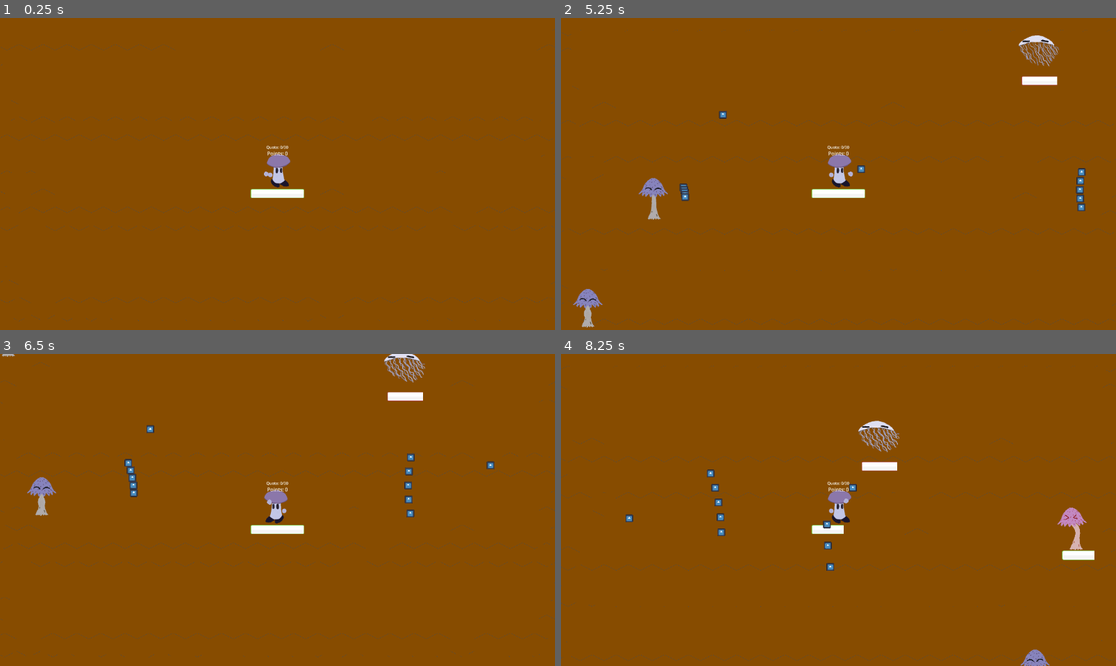
Above: before the commit, frames 1-4 (two rows, left to right).
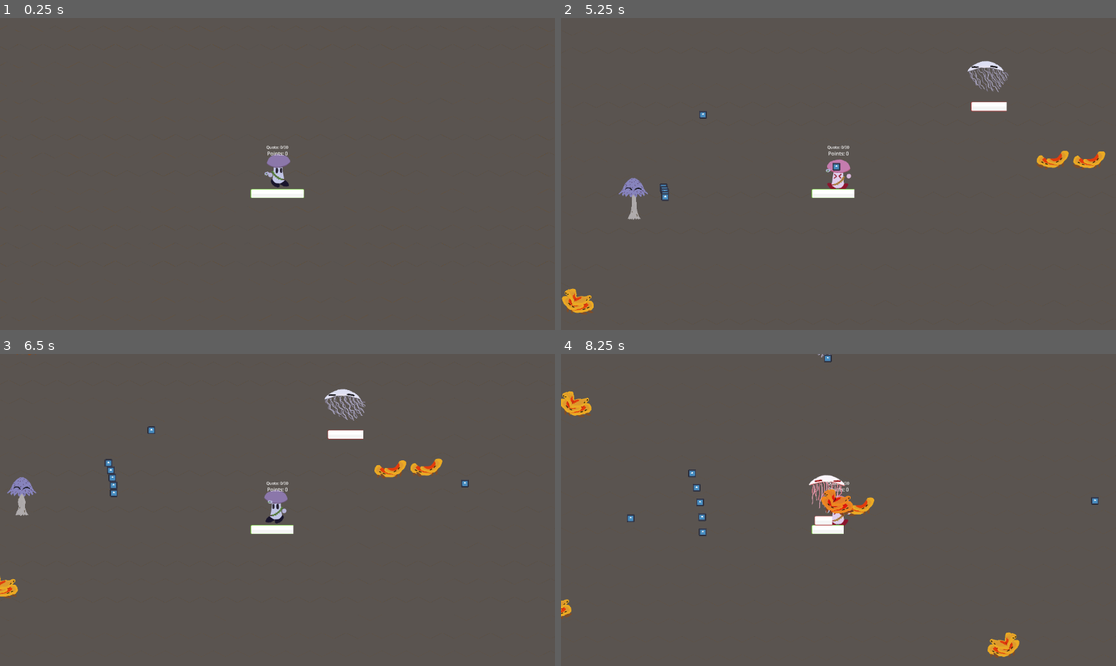
Above: after the commit, the same moments.

Repository: VideoJams/PixelGameJam2025
Game: Godot game, scene res://scenes/world.tscn
The game is run twice, just before and just after one commit, with the same random seed, the same clock (stepped at 60 frames per second) and the same inputs. The engine's default icon, where the game draws it, is replaced by a stand-in: a white triangle on a blue panel in a dark square.
Inputs (mouse positions are in pixels of both pictures, inside the frame that each line leads up to):
- Up to frame 1 (0.25 s): no input
- Up to frame 2 (5.25 s): move the mouse to (960, 158) at 0.52 s; hold D (right) 0.53-1.28 s; click (960, 158) at 0.67 s; move the mouse to (727, 189) at 1.27 s; hold S (down) 1.28-2.03 s; click (727, 189) at 1.42 s; move the mouse to (894, 105) at 2.02 s; hold D (right) 2.03-2.78 s; click (894, 105) at 2.17 s; move the mouse to (810, 236) at 2.77 s; hold W (up) 2.78-3.53 s; click (810, 236) at 2.92 s; move the mouse to (1005, 220) at 3.52 s; hold A (left) 3.53-5.03 s; click (1005, 220) at 3.67 s; move the mouse to (672, 127) at 4.27 s; click (672, 127) at 4.42 s; move the mouse to (866, 174) at 5.02 s; hold S (down) from 5.03 s (still down); click (866, 174) at 5.17 s
- Up to frame 3 (6.5 s): move the mouse to (194, 432) at 5.77 s; release S (down) at 5.78 s; hold D (right) from 5.78 s (still down); click (194, 432) at 5.92 s
- Up to frame 4 (8.25 s): move the mouse to (960, 494) at 6.52 s; release D (right) at 6.53 s; hold W (up) 6.53-7.28 s; click (960, 494) at 6.67 s; move the mouse to (727, 525) at 7.27 s; hold D (right) 7.28-8.03 s; click (727, 525) at 7.42 s; move the mouse to (894, 441) at 8.02 s; hold S (down) from 8.03 s (still down); click (894, 441) at 8.17 s

The runs differ from the first frame. In frame 1, 99% of the frame differs, in the area x 0-100%, y 0-100%; in frame 2, 100%; in frame 3, 99%; in frame 4, 100%.

Commit message:
enemies work, tilemap revised

Diff:
--- a/Scenes/floater.tscn
+++ b/Scenes/floater.tscn
@@ -82,7 +82,7 @@
 [node name="Floater" instance=ExtResource("1_7658v")]
 script = ExtResource("2_qt4hv")
 hit_points = 30.0
-move_speed = 100.0
+move_speed = 150.0
 attack_damage = 20.0
 growth_on_death = 2
 attack_range = 800.0
--- a/Scenes/mushie.tscn
+++ b/Scenes/mushie.tscn
@@ -1,13 +1,16 @@
-[gd_scene load_steps=11 format=3 uid="uid://dtkqthu3qvgif"]
+[gd_scene load_steps=15 format=3 uid="uid://dtkqthu3qvgif"]
 
 [ext_resource type="Texture2D" uid="uid://b8a18gm02ukma" path="res://Assets/Mushie/IdleRight1.png" id="1_26utk"]
 [ext_resource type="Script" uid="uid://djenrccur4yw" path="res://Scripts/mushie.gd" id="1_448ka"]
 [ext_resource type="Texture2D" uid="uid://cw0e7w2q7ogps" path="res://Assets/Mushie/IdleRight2.png" id="2_678c6"]
 [ext_resource type="Texture2D" uid="uid://cgs6c00d70y5b" path="res://Assets/Mushie/WalkRight1.png" id="3_448ka"]
+[ext_resource type="Texture2D" uid="uid://iyda6gvr1wch" path="res://Assets/Mushie/MushieDamage.png" id="4_e67no"]
 [ext_resource type="Texture2D" uid="uid://sng515waucud" path="res://Assets/Mushie/WalkRight2.png" id="4_jwnhi"]
 [ext_resource type="Texture2D" uid="uid://ct0qpyfjo42en" path="res://Assets/Mushie/WalkRight3.png" id="5_l8eyo"]
-[ext_resource type="Texture2D" uid="uid://p8rl5k20nmr1" path="res://Assets/Mushie/ShootinHand2.png" id="7_448ka"]
+[ext_resource type="Texture2D" uid="uid://dn8klppyes11n" path="res://Assets/Mushie/ShootinHandHold.png" id="8_80f1l"]
 [ext_resource type="Texture2D" uid="uid://bmx8248co1xeu" path="res://Assets/buttonGreen.png" id="8_jwnhi"]
+[ext_resource type="Texture2D" uid="uid://c8qkawrrwuu6q" path="res://Assets/Mushie/ShootinHandHoldCharged.png" id="9_0jjte"]
+[ext_resource type="Texture2D" uid="uid://b8wdxc3g6h8lx" path="res://Assets/Mushie/ShootinHandRelease.png" id="10_xnwgv"]
 
 [sub_resource type="SpriteFrames" id="SpriteFrames_5qxbh"]
 animations = [{
@@ -20,6 +23,14 @@
 }],
 "loop": true,
 "name": &"idle",
+"speed": 5.0
+}, {
+"frames": [{
+"duration": 1.0,
+"texture": ExtResource("4_e67no")
+}],
+"loop": false,
+"name": &"take_damage",
 "speed": 5.0
 }, {
 "frames": [{
@@ -44,24 +55,51 @@
 radius = 36.0
 height = 112.0
 
+[sub_resource type="SpriteFrames" id="SpriteFrames_cwl7p"]
+animations = [{
+"frames": [{
+"duration": 1.0,
+"texture": ExtResource("8_80f1l")
+}],
+"loop": true,
+"name": &"ready",
+"speed": 5.0
+}, {
+"frames": [{
+"duration": 1.0,
+"texture": ExtResource("8_80f1l")
+}, {
+"duration": 1.0,
+"texture": ExtResource("9_0jjte")
+}, {
+"duration": 1.0,
+"texture": ExtResource("10_xnwgv")
+}],
+"loop": false,
+"name": &"shoot",
+"speed": 5.0
+}]
+
 [node name="Mushie" type="CharacterBody2D"]
-collision_mask = 24
+collision_mask = 26
 script = ExtResource("1_448ka")
 moveSpeed = 300.0
 
 [node name="AnimatedSprite2D" type="AnimatedSprite2D" parent="."]
 position = Vector2(-1, 0)
 sprite_frames = SubResource("SpriteFrames_5qxbh")
-animation = &"walk"
+animation = &"take_damage"
 autoplay = "idle"
 
 [node name="CollisionShape2D" type="CollisionShape2D" parent="."]
 shape = SubResource("CapsuleShape2D_26utk")
 
-[node name="HandSprite" type="Sprite2D" parent="."]
+[node name="HandSprite" type="AnimatedSprite2D" parent="."]
 position = Vector2(2, 0)
 scale = Vector2(1.04348, 1)
-texture = ExtResource("7_448ka")
+sprite_frames = SubResource("SpriteFrames_cwl7p")
+animation = &"shoot"
+autoplay = "ready"
 
 [node name="Marker2D" type="Marker2D" parent="HandSprite"]
 position = Vector2(50, 0)
@@ -111,4 +149,8 @@
 wait_time = 0.5
 one_shot = true
 
+[node name="TakeDamageTimer" type="Timer" parent="."]
+one_shot = true
+
 [connection signal="timeout" from="AttackTimer" to="." method="_on_timer_timeout"]
+[connection signal="timeout" from="TakeDamageTimer" to="." method="_on_take_damage_timer_timeout"]
--- a/Scenes/world.tscn
+++ b/Scenes/world.tscn
@@ -1,10 +1,10 @@
 [gd_scene load_steps=5 format=3 uid="uid://byuu2gpii7xu3"]
 
 [ext_resource type="Script" uid="uid://ceef1jn4w2gnv" path="res://Scripts/world.gd" id="1_5a7ea"]
-[ext_resource type="Texture2D" uid="uid://bxa151mk34b8u" path="res://Assets/Tilesets/sample_growth_tile.png" id="1_go701"]
+[ext_resource type="Texture2D" uid="uid://btj5nhwib0sc4" path="res://Assets/Tilesets/TileGrowth1.png" id="2_rwgxs"]
 
 [sub_resource type="TileSetAtlasSource" id="TileSetAtlasSource_fj7yv"]
-texture = ExtResource("1_go701")
+texture = ExtResource("2_rwgxs")
 texture_region_size = Vector2i(100, 100)
 0:0/0 = 0
 1:0/0 = 0
@@ -22,7 +22,6 @@
 10:0/0 = 0
 11:0/0 = 0
 0:1/0 = 0
-0:1/0/custom_data_0 = 4
 1:1/0 = 0
 1:1/0/custom_data_0 = 5
 2:1/0 = 0
@@ -38,7 +37,6 @@
 10:1/0 = 0
 11:1/0 = 0
 0:2/0 = 0
-0:2/0/custom_data_0 = 8
 1:2/0 = 0
 1:2/0/custom_data_0 = 9
 2:2/0 = 0
@@ -54,7 +52,6 @@
 10:2/0 = 0
 11:2/0 = 0
 0:3/0 = 0
-0:3/0/custom_data_0 = 12
 1:3/0 = 0
 1:3/0/custom_data_0 = 13
 2:3/0 = 0
@@ -167,7 +164,6 @@
 11:11/0 = 0
 
 [sub_resource type="TileSet" id="TileSet_tlwt5"]
-resource_local_to_scene = true
 tile_shape = 3
 tile_size = Vector2i(100, 100)
 custom_data_layer_0/name = "growth"
--- /dev/null
+++ b/Scripts/clumper_big.gd
@@ -0,0 +1 @@
+extends Enemy
--- a/Scripts/enemy.gd
+++ b/Scripts/enemy.gd
@@ -91,6 +91,7 @@
 	match ($AnimatedSprite2D.animation):
 		"death":
 			emit_signal("enemy_dead", global_position, growth_on_death)
+			misc_death_properties()
 			queue_free()
 		"attack":
 			state = State.MOVING
@@ -99,6 +100,9 @@
 	can_attack = true
 
 func attack() -> void:
+	pass
+
+func misc_death_properties() -> void:
 	pass
 
 func play_sound(sound: AudioStream):
--- a/Scripts/mushie.gd
+++ b/Scripts/mushie.gd
@@ -30,6 +30,14 @@
 	_handle_animation()
 	move_and_slide()
 
+	if can_take_damage:
+		for i in range(get_slide_collision_count()):
+			var collision = get_slide_collision(i)
+			var collider = collision.get_collider()
+			if collider is PhysicsBody2D or collider is Area2D:
+				if (collider.collision_layer & (1 << 1)) != 0:
+					take_damage(10)
+
 func _handle_input(delta: float):
 	var inputVector = Vector2.ZERO
 	inputVector.x = Input.get_axis("left", "right")
@@ -50,16 +58,18 @@
 		audio_player.pitch_scale = randf_range(0.8, 1.2)
 		audio_player.play()
 		$AttackTimer.start()
+		$HandSprite.play("shoot", 3)
 		can_shoot = false
 
 
 func _handle_animation():
-	if velocity.length() > 0:
-		$AnimatedSprite2D.play("walk", 2)
-	else:
-		$AnimatedSprite2D.play("idle", 1)
-	$AnimatedSprite2D.flip_h = get_global_mouse_position().x < global_position.x
-	$HandSprite.look_at(get_global_mouse_position())
+	if can_take_damage:
+		if velocity.length() > 0:
+			$AnimatedSprite2D.play("walk", 2)
+		else:
+			$AnimatedSprite2D.play("idle", 1)
+		$AnimatedSprite2D.flip_h = get_global_mouse_position().x < global_position.x
+		$HandSprite.look_at(get_global_mouse_position())
 
 func add_growth_quota(growth):
 	display_growth += growth
@@ -90,12 +100,18 @@
 	temp_player.connect("finished", Callable(temp_player, "queue_free"))
 
 func take_damage(damage: float):
-	health -= damage
-	$Control/HealthBar.value = health
-	oneoff_sound(sound_hurt)
+	if can_take_damage:
+		health -= damage
+		$Control/HealthBar.value = health
+		oneoff_sound(sound_hurt)
 
-	if health <= 0:
-		die()
+		if health <= 0:
+			die()
+		else:
+			can_take_damage = false
+			set_collision_mask_value(2, false)
+			$TakeDamageTimer.start()
+			$AnimatedSprite2D.play("take_damage", 1)
 
 func die():
 	emit_signal("mushie_dead")
@@ -103,3 +119,9 @@
 
 func _on_timer_timeout() -> void:
 	can_shoot = true
+	$HandSprite.play("ready")
+
+var can_take_damage: bool=true
+func _on_take_damage_timer_timeout() -> void:
+	set_collision_mask_value(2, true)
+	can_take_damage = true
--- a/Scripts/world.gd
+++ b/Scripts/world.gd
@@ -7,7 +7,9 @@
 const Mushie = preload("res://Scenes/mushie.tscn")
 const Shooter = preload("res://scenes/shooter.tscn")
 const Floater = preload("res://scenes/floater.tscn")
-
+const ClumperBig = preload("res://scenes/clumper_big.tscn")
+const ClumperMedium = preload("res://scenes/clumper_medium.tscn")
+const ClumperSmall = preload("res://scenes/clumper_small.tscn")
 const TreeObstacle = preload("res://scenes/tree.tscn")
 
 func _ready():
@@ -29,7 +31,7 @@
 
 func reset_game():
 	for child in get_children():
-		if child.is_in_group("enemy") or child.is_in_group("projectile"):
+		if child.is_in_group("enemy") or child.is_in_group("projectile") or child.is_in_group("trees"):
 			child.queue_free()
 	mushie.queue_free()
 	setup_game()
@@ -75,6 +77,24 @@
 
 	return neighbors
 
+func clumper_split(enemy_pos: Vector2, split_index: int) -> void:
+	for i in range(2):
+		var new_enemy
+		if split_index == 0:
+			new_enemy = ClumperMedium.instantiate()
+			new_enemy.enemy_dead.connect(clumper_split)
+		else:
+			new_enemy = ClumperSmall.instantiate()
+			new_enemy.enemy_dead.connect(enemy_death_growth)
+
+		new_enemy.player = mushie
+		add_child(new_enemy)
+
+		var new_x = enemy_pos.x -150 + (randf() * 300)
+		var new_y = enemy_pos.y -150 + (randf() * 300)
+
+		new_enemy.global_position = Vector2(new_x, new_y)
+
 func enemy_death_growth(enemy_pos: Vector2, growth_epicenter: int) -> void:
 	var enemy_pos_to_tilemap = tilemap.to_local(enemy_pos)
 	var cell: Vector2i = tilemap.local_to_map(enemy_pos_to_tilemap)
@@ -92,8 +112,7 @@
 	var source_id: int = tilemap.get_cell_source_id(cell)
 	var atlas_coords: Vector2i = tilemap.get_cell_atlas_coords(cell)
 
-	var current_linear_index: int = atlas_coords.x
-
+	var current_linear_index: int = atlas_coords.y
 	if current_linear_index < 4:
 		var new_linear_index: int = current_linear_index + growth_increase
 		mushie.add_growth_quota(growth_increase)
@@ -107,18 +126,27 @@
 			new_tree.z_index = int(global_position.y)
 			mushie.add_points(1)
 
-		var new_atlas_coords: Vector2i = Vector2i(new_linear_index, 0)
+		var new_atlas_coords: Vector2i = Vector2i(0, new_linear_index)
 		tilemap.set_cell(cell, source_id, new_atlas_coords)
 
 func new_enemy() -> void:
 	var new_enemy
-	if (randf() >= 0.5):
+	var enemy_choice = randf()
+	var is_clumper = false
+	if (enemy_choice >= 0.8):
 		new_enemy = Shooter.instantiate()
+	elif (enemy_choice >= 0.5):
+		new_enemy = ClumperBig.instantiate()
+		is_clumper = true
 	else:
 		new_enemy = Floater.instantiate()
 	new_enemy.player = mushie
 	add_child(new_enemy)
-	new_enemy.enemy_dead.connect(enemy_death_growth)
+
+	if is_clumper:
+		new_enemy.enemy_dead.connect(clumper_split)
+	else:
+		new_enemy.enemy_dead.connect(enemy_death_growth)
 
 	# Generate a location
 	var player_position = mushie.global_position
--- /dev/null
+++ b/scenes/clumper_big.tscn
@@ -0,0 +1,73 @@
+[gd_scene load_steps=13 format=3 uid="uid://bxaw6fk5bqyor"]
+
+[ext_resource type="PackedScene" uid="uid://er64geh448yl" path="res://scenes/enemy.tscn" id="1_an5oa"]
+[ext_resource type="Texture2D" uid="uid://dgoeixcqelw5a" path="res://Assets/Enemies/Clumper/BiggerClumperDeath1.png" id="2_k3lt4"]
+[ext_resource type="Script" uid="uid://ehambjihsknr" path="res://Scripts/clumper_big.gd" id="2_pvqoh"]
+[ext_resource type="Texture2D" uid="uid://bo3uq305rqx4h" path="res://Assets/Enemies/Clumper/BiggerClumperWalk1.png" id="2_vjg4e"]
+[ext_resource type="AudioStream" uid="uid://wryc23mol1xt" path="res://Assets/Sounds/enemy_hit.ogg" id="3_6hxvg"]
+[ext_resource type="Texture2D" uid="uid://do7hwbrpkk6ox" path="res://Assets/Enemies/Clumper/BiggerClumperDeath2.png" id="3_pvqoh"]
+[ext_resource type="Texture2D" uid="uid://cw7glsiqd71fc" path="res://Assets/Enemies/Clumper/BiggerClumperWalk2.png" id="3_ytl7c"]
+[ext_resource type="Texture2D" uid="uid://ggge07xgikkh" path="res://Assets/Enemies/Clumper/BiggerClumperWalk3.png" id="4_4fqgc"]
+[ext_resource type="Texture2D" uid="uid://d1nbafwgqgpu5" path="res://Assets/Enemies/Clumper/BiggerClumperDeath3.png" id="4_6hxvg"]
+[ext_resource type="Texture2D" uid="uid://dtr000kxlyhcy" path="res://Assets/Enemies/Clumper/BiggerClumperDamaged.png" id="5_k3lt4"]
+
+[sub_resource type="SpriteFrames" id="SpriteFrames_mp7ya"]
+animations = [{
+"frames": [{
+"duration": 1.0,
+"texture": ExtResource("2_k3lt4")
+}, {
+"duration": 1.0,
+"texture": ExtResource("3_pvqoh")
+}, {
+"duration": 1.0,
+"texture": ExtResource("4_6hxvg")
+}],
+"loop": false,
+"name": &"death",
+"speed": 5.0
+}, {
+"frames": [{
+"duration": 1.0,
+"texture": ExtResource("2_vjg4e")
+}, {
+"duration": 1.0,
+"texture": ExtResource("3_ytl7c")
+}, {
+"duration": 1.0,
+"texture": ExtResource("4_4fqgc")
+}, {
+"duration": 1.0,
+"texture": ExtResource("3_ytl7c")
+}],
+"loop": true,
+"name": &"move",
+"speed": 5.0
+}, {
+"frames": [{
+"duration": 1.0,
+"texture": ExtResource("5_k3lt4")
+}],
+"loop": true,
+"name": &"take_damage",
+"speed": 5.0
+}]
+
+[sub_resource type="CircleShape2D" id="CircleShape2D_pvqoh"]
+radius = 68.0074
+
+[node name="ClumperBig" instance=ExtResource("1_an5oa")]
+script = ExtResource("2_pvqoh")
+hit_points = 10.0
+move_speed = 125.0
+attack_damage = 10.0
+sound_hurt = ExtResource("3_6hxvg")
+sound_die = ExtResource("3_6hxvg")
+
+[node name="AnimatedSprite2D" parent="." index="0"]
+sprite_frames = SubResource("SpriteFrames_mp7ya")
+animation = &"move"
+autoplay = "move"
+
+[node name="CollisionShape2D" parent="." index="1"]
+shape = SubResource("CircleShape2D_pvqoh")
--- /dev/null
+++ b/scenes/clumper_medium.tscn
@@ -0,0 +1,75 @@
+[gd_scene load_steps=12 format=3 uid="uid://uxi83xchsaxj"]
+
+[ext_resource type="PackedScene" uid="uid://er64geh448yl" path="res://scenes/enemy.tscn" id="1_5xee8"]
+[ext_resource type="Texture2D" uid="uid://5p087x565tin" path="res://Assets/Enemies/Clumper/BigClumperWalk1.png" id="2_1jpu7"]
+[ext_resource type="Texture2D" uid="uid://dgoeixcqelw5a" path="res://Assets/Enemies/Clumper/BiggerClumperDeath1.png" id="2_pqmv3"]
+[ext_resource type="AudioStream" uid="uid://wryc23mol1xt" path="res://Assets/Sounds/enemy_hit.ogg" id="2_vt2ha"]
+[ext_resource type="Texture2D" uid="uid://dook53evkmvbg" path="res://Assets/Enemies/Clumper/BigClumperWalk2.png" id="3_6wkmj"]
+[ext_resource type="Texture2D" uid="uid://do7hwbrpkk6ox" path="res://Assets/Enemies/Clumper/BiggerClumperDeath2.png" id="3_bs6qb"]
+[ext_resource type="Texture2D" uid="uid://16leb87b8m4e" path="res://Assets/Enemies/Clumper/BigClumperWalk3.png" id="4_pqmv3"]
+[ext_resource type="Texture2D" uid="uid://d1nbafwgqgpu5" path="res://Assets/Enemies/Clumper/BiggerClumperDeath3.png" id="4_vt2ha"]
+[ext_resource type="Texture2D" uid="uid://dwwwx5vc8pmp2" path="res://Assets/Enemies/Clumper/BigClumperDamaged.png" id="5_bs6qb"]
+
+[sub_resource type="SpriteFrames" id="SpriteFrames_bs6qb"]
+animations = [{
+"frames": [{
+"duration": 1.0,
+"texture": ExtResource("2_pqmv3")
+}, {
+"duration": 1.0,
+"texture": ExtResource("3_bs6qb")
+}, {
+"duration": 1.0,
+"texture": ExtResource("4_vt2ha")
+}],
+"loop": false,
+"name": &"death",
+"speed": 5.0
+}, {
+"frames": [{
+"duration": 1.0,
+"texture": ExtResource("5_bs6qb")
+}],
+"loop": true,
+"name": &"take_damage",
+"speed": 5.0
+}, {
+"frames": [{
+"duration": 1.0,
+"texture": ExtResource("2_1jpu7")
+}, {
+"duration": 1.0,
+"texture": ExtResource("3_6wkmj")
+}, {
+"duration": 1.0,
+"texture": ExtResource("4_pqmv3")
+}, {
+"duration": 1.0,
+"texture": ExtResource("3_6wkmj")
+}],
+"loop": true,
+"name": &"walk",
+"speed": 5.0
+}]
+
+[sub_resource type="CapsuleShape2D" id="CapsuleShape2D_5xee8"]
+radius = 35.0
+height = 138.0
+
+[node name="ClumperMedium" instance=ExtResource("1_5xee8")]
+hit_points = 10.0
+move_speed = 175.0
+attack_damage = 10.0
+growth_on_death = 1
+sound_hurt = ExtResource("2_vt2ha")
+sound_die = ExtResource("2_vt2ha")
+
+[node name="AnimatedSprite2D" parent="." index="0"]
+sprite_frames = SubResource("SpriteFrames_bs6qb")
+animation = &"death"
+autoplay = "walk"
+
+[node name="CollisionShape2D" parent="." index="1"]
+position = Vector2(3, 13)
+rotation = 1.5708
+shape = SubResource("CapsuleShape2D_5xee8")
--- /dev/null
+++ b/scenes/clumper_small.tscn
@@ -0,0 +1,83 @@
+[gd_scene load_steps=15 format=3 uid="uid://umqb4uknr0wd"]
+
+[ext_resource type="PackedScene" uid="uid://er64geh448yl" path="res://scenes/enemy.tscn" id="1_prrsd"]
+[ext_resource type="AudioStream" uid="uid://wryc23mol1xt" path="res://Assets/Sounds/enemy_hit.ogg" id="2_bfhxr"]
+[ext_resource type="AudioStream" uid="uid://bven5mxbwinmh" path="res://Assets/Sounds/enemy_die.ogg" id="3_a3xd6"]
+[ext_resource type="Texture2D" uid="uid://cbt16nn83bxkd" path="res://Assets/Enemies/Clumper/SmallClumperDeath1.png" id="4_jtvi4"]
+[ext_resource type="Texture2D" uid="uid://qcko3rubng1f" path="res://Assets/Enemies/Clumper/SmallClumperWalk1.png" id="4_vj737"]
+[ext_resource type="Texture2D" uid="uid://dl50xe4sfh7nk" path="res://Assets/Enemies/Clumper/SmallClumperDeath2.png" id="5_veqdy"]
+[ext_resource type="Texture2D" uid="uid://bol2adapvcvta" path="res://Assets/Enemies/Clumper/SmallClumperWalk2.png" id="5_xwc24"]
+[ext_resource type="Texture2D" uid="uid://cpbi5fo7gn5b" path="res://Assets/Enemies/Clumper/SmallClumperDeath3.png" id="6_jcgx8"]
+[ext_resource type="Texture2D" uid="uid://b0apt4wgi0b5n" path="res://Assets/Enemies/Clumper/SmallClumperWalk3.png" id="6_xa6gu"]
+[ext_resource type="Texture2D" uid="uid://cdfmltolmgy2r" path="res://Assets/Enemies/Clumper/SmallClumperDeath4.png" id="7_4seag"]
+[ext_resource type="Texture2D" uid="uid://dvtkiphwf11ga" path="res://Assets/Enemies/Clumper/SmallClumperDeath5.png" id="8_qwnoe"]
+[ext_resource type="Texture2D" uid="uid://cvsg2mst1adkr" path="res://Assets/Enemies/Clumper/SmallClumperDamaged.png" id="9_veqdy"]
+
+[sub_resource type="SpriteFrames" id="SpriteFrames_prrsd"]
+animations = [{
+"frames": [{
+"duration": 1.0,
+"texture": ExtResource("4_jtvi4")
+}, {
+"duration": 1.0,
+"texture": ExtResource("5_veqdy")
+}, {
+"duration": 1.0,
+"texture": ExtResource("6_jcgx8")
+}, {
+"duration": 1.0,
+"texture": ExtResource("7_4seag")
+}, {
+"duration": 1.0,
+"texture": ExtResource("8_qwnoe")
+}],
+"loop": false,
+"name": &"death",
+"speed": 5.0
+}, {
+"frames": [{
+"duration": 1.0,
+"texture": ExtResource("9_veqdy")
+}],
+"loop": true,
+"name": &"take_damage",
+"speed": 5.0
+}, {
+"frames": [{
+"duration": 1.0,
+"texture": ExtResource("4_vj737")
+}, {
+"duration": 1.0,
+"texture": ExtResource("5_xwc24")
+}, {
+"duration": 1.0,
+"texture": ExtResource("6_xa6gu")
+}, {
+"duration": 1.0,
+"texture": ExtResource("5_xwc24")
+}],
+"loop": true,
+"name": &"walk",
+"speed": 5.0
+}]
+
+[sub_resource type="CapsuleShape2D" id="CapsuleShape2D_veqdy"]
+radius = 32.0
+height = 140.0
+
+[node name="ClumperSmall" instance=ExtResource("1_prrsd")]
+hit_points = 10.0
+move_speed = 215.0
+growth_on_death = 1
+sound_hurt = ExtResource("2_bfhxr")
+sound_die = ExtResource("3_a3xd6")
+
+[node name="AnimatedSprite2D" parent="." index="0"]
+sprite_frames = SubResource("SpriteFrames_prrsd")
+animation = &"take_damage"
+autoplay = "walk"
+
+[node name="CollisionShape2D" parent="." index="1"]
+position = Vector2(4, 39)
+rotation = 1.5708
+shape = SubResource("CapsuleShape2D_veqdy")
--- a/scenes/shooter.tscn
+++ b/scenes/shooter.tscn
@@ -1,12 +1,14 @@
-[gd_scene load_steps=27 format=3 uid="uid://d1s3njvakry6p"]
+[gd_scene load_steps=29 format=3 uid="uid://d1s3njvakry6p"]
 
 [ext_resource type="PackedScene" uid="uid://er64geh448yl" path="res://scenes/enemy.tscn" id="1_mger4"]
 [ext_resource type="Script" uid="uid://b2yrq0sx47h8g" path="res://Scripts/shooter.gd" id="2_ok5ye"]
 [ext_resource type="AudioStream" uid="uid://wryc23mol1xt" path="res://Assets/Sounds/enemy_hit.ogg" id="3_65dik"]
 [ext_resource type="Texture2D" uid="uid://c5aygi4lahn2n" path="res://Assets/Enemies/Shooter/ShooterIdle1.png" id="3_ld1l8"]
+[ext_resource type="AudioStream" uid="uid://cpakyxy587yg3" path="res://Assets/Sounds/inky_charge.ogg" id="3_rl5hn"]
 [ext_resource type="Texture2D" uid="uid://c5dnju7jqkh0l" path="res://Assets/Enemies/Shooter/ShooterFire1.png" id="3_suw1a"]
 [ext_resource type="Texture2D" uid="uid://pxtc580y6xfl" path="res://Assets/Enemies/Shooter/ShooterCharge1.png" id="3_xxh7r"]
 [ext_resource type="Texture2D" uid="uid://bdpjvl1n6we7o" path="res://Assets/Enemies/Shooter/ShooterFire2.png" id="4_a2wj4"]
+[ext_resource type="AudioStream" uid="uid://bxcg2qa3wrs0q" path="res://Assets/Sounds/inky_shoot.ogg" id="4_dai3i"]
 [ext_resource type="AudioStream" uid="uid://bven5mxbwinmh" path="res://Assets/Sounds/enemy_die.ogg" id="4_snegt"]
 [ext_resource type="Texture2D" uid="uid://fa0srrgee48b" path="res://Assets/Enemies/Shooter/ShooterCharge2.png" id="4_ts0hh"]
 [ext_resource type="Texture2D" uid="uid://bm6ertde322pt" path="res://Assets/Enemies/Shooter/ShooterIdle2.png" id="4_xxh7r"]
@@ -131,6 +133,8 @@
 attack_range = 1000.0
 attack_cooldown = 3.0
 attack_releases_on_frame = 2
+sound_attack_startup = ExtResource("3_rl5hn")
+sound_attack_launch = ExtResource("4_dai3i")
 sound_hurt = ExtResource("3_65dik")
 sound_die = ExtResource("4_snegt")
 
--- a/scenes/tree.tscn
+++ b/scenes/tree.tscn
@@ -2,7 +2,7 @@
 
 [ext_resource type="Texture2D" uid="uid://xg5ah7xmxbpx" path="res://Assets/Very Important/shit ass tree.png" id="1_avsvi"]
 
-[node name="Node2D" type="Node2D"]
+[node name="Node2D" type="Node2D" groups=["trees"]]
 
 [node name="Sprite2D" type="Sprite2D" parent="."]
 texture = ExtResource("1_avsvi")
--- a/scenes/world.tscn
+++ b/scenes/world.tscn
@@ -1,10 +1,10 @@
 [gd_scene load_steps=5 format=3 uid="uid://byuu2gpii7xu3"]
 
 [ext_resource type="Script" uid="uid://ceef1jn4w2gnv" path="res://Scripts/world.gd" id="1_5a7ea"]
-[ext_resource type="Texture2D" uid="uid://bxa151mk34b8u" path="res://Assets/Tilesets/sample_growth_tile.png" id="1_go701"]
+[ext_resource type="Texture2D" uid="uid://btj5nhwib0sc4" path="res://Assets/Tilesets/TileGrowth1.png" id="2_rwgxs"]
 
 [sub_resource type="TileSetAtlasSource" id="TileSetAtlasSource_fj7yv"]
-texture = ExtResource("1_go701")
+texture = ExtResource("2_rwgxs")
 texture_region_size = Vector2i(100, 100)
 0:0/0 = 0
 1:0/0 = 0
@@ -22,7 +22,6 @@
 10:0/0 = 0
 11:0/0 = 0
 0:1/0 = 0
-0:1/0/custom_data_0 = 4
 1:1/0 = 0
 1:1/0/custom_data_0 = 5
 2:1/0 = 0
@@ -38,7 +37,6 @@
 10:1/0 = 0
 11:1/0 = 0
 0:2/0 = 0
-0:2/0/custom_data_0 = 8
 1:2/0 = 0
 1:2/0/custom_data_0 = 9
 2:2/0 = 0
@@ -54,7 +52,6 @@
 10:2/0 = 0
 11:2/0 = 0
 0:3/0 = 0
-0:3/0/custom_data_0 = 12
 1:3/0 = 0
 1:3/0/custom_data_0 = 13
 2:3/0 = 0
@@ -167,7 +164,6 @@
 11:11/0 = 0
 
 [sub_resource type="TileSet" id="TileSet_tlwt5"]
-resource_local_to_scene = true
 tile_shape = 3
 tile_size = Vector2i(100, 100)
 custom_data_layer_0/name = "growth"
Binary file changed: Assets/Mushie/IdleRight1.png
Binary file changed: Assets/Mushie/IdleRight2.png
Binary file added: Assets/Mushie/MushieDamage.png
Not shown, added: Assets/Mushie/MushieDamage.png.import
Binary file added: Assets/Mushie/ShootinHandHold.png
Not shown, added: Assets/Mushie/ShootinHandHold.png.import
Binary file added: Assets/Mushie/ShootinHandHoldCharged.png
Not shown, added: Assets/Mushie/ShootinHandHoldCharged.png.import
Binary file added: Assets/Mushie/ShootinHandRelease.png
Not shown, added: Assets/Mushie/ShootinHandRelease.png.import
Binary file changed: Assets/Mushie/WalkRight1.png
Binary file changed: Assets/Mushie/WalkRight2.png
(and 8 more such lines)
